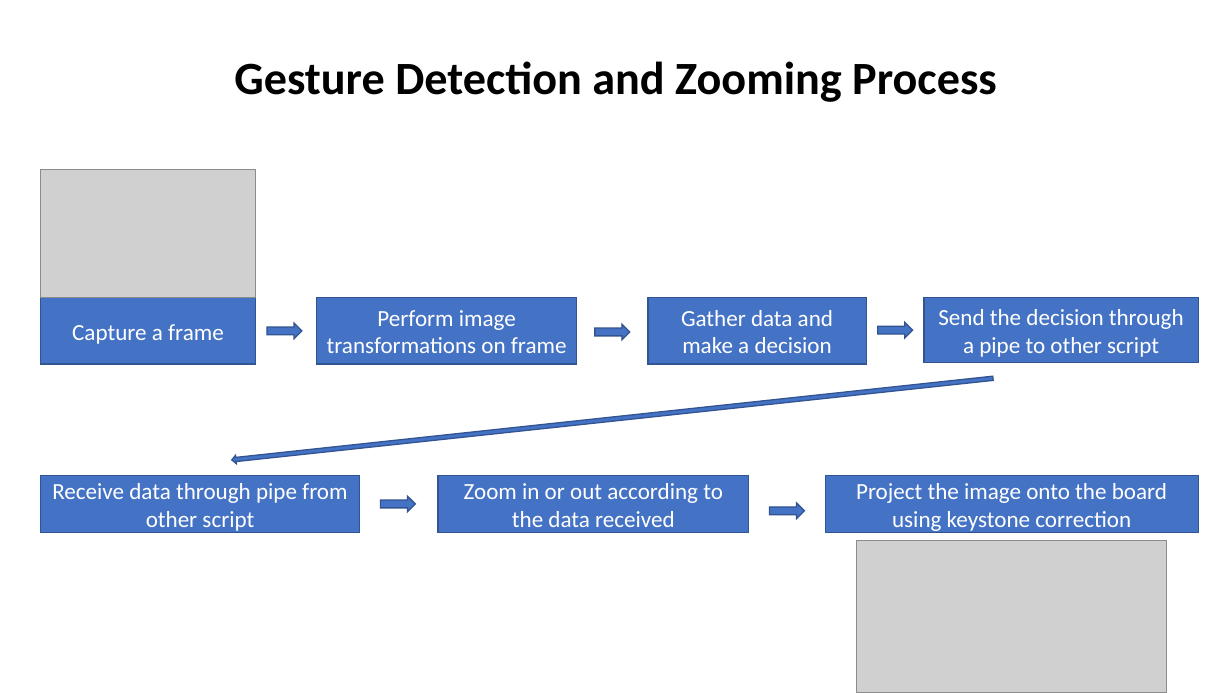
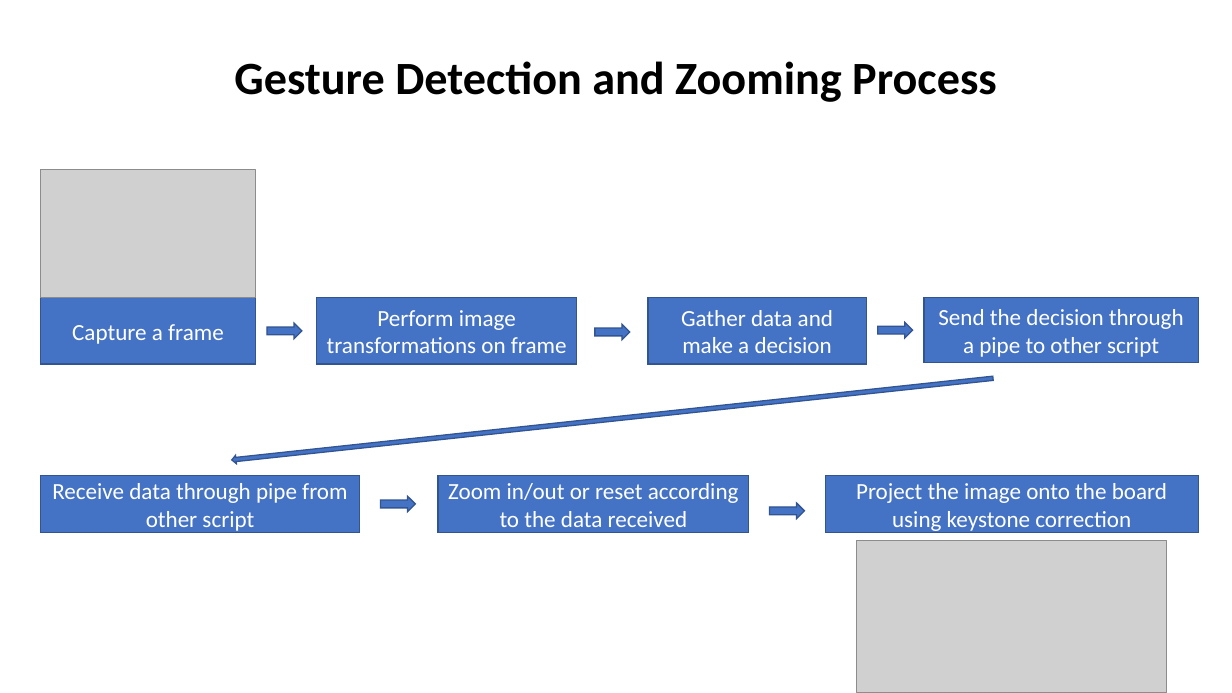
Before and after one commit to leemartinc/GestureOS, a slide deck: slide 1 of tools/docs/TF2017-FlowChart.pptx. Drawn at 1232x693 pixels with LibreOffice and Linux fonts; fonts in the diff are those of the drawing; grey boxes stand for pictures. Boxes give left, top, right and bottom in pixels: in the first picture for what was removed or moved away, otherwise in the second. Text is boxed around its words. In the diff, an @@ line names an element or a change of style, - is before the commit and + after.

```diff
--- a/tools/docs/TF2017-FlowChart.pptx
+++ b/tools/docs/TF2017-FlowChart.pptx
@@ text in rectangle at <box>448,483,739,533</box>: text changed @@
-Zoom in or out according to the data received
+Zoom in/out or reset according to the data received
```
Also in this commit, not shown: 2 other files.
